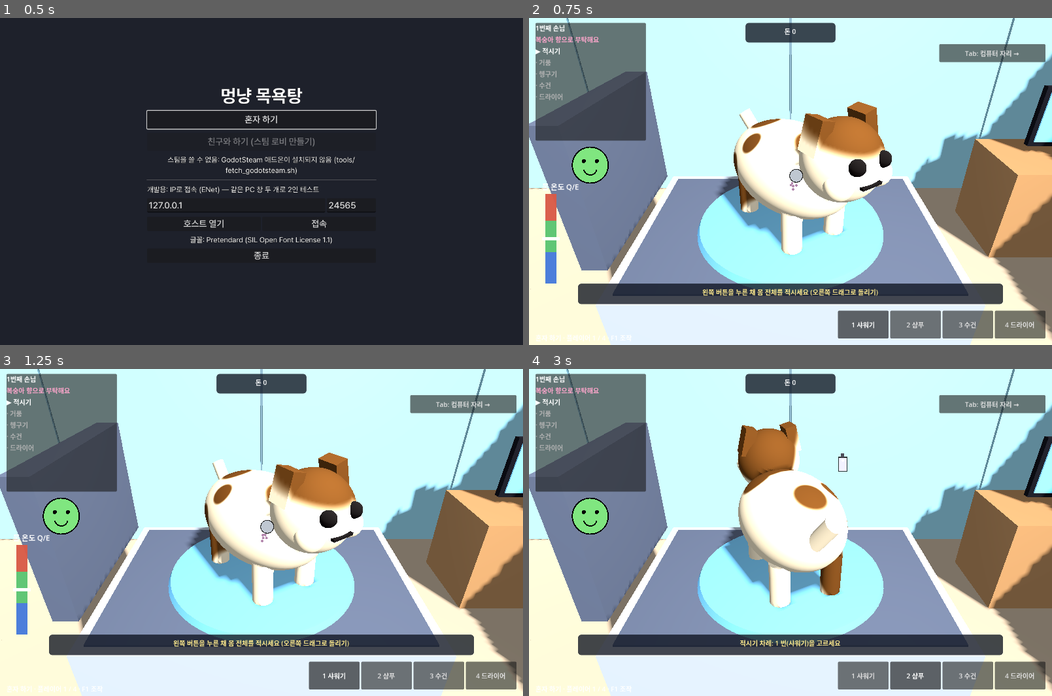
Above: before the commit, frames 1-4 (two rows, left to right).
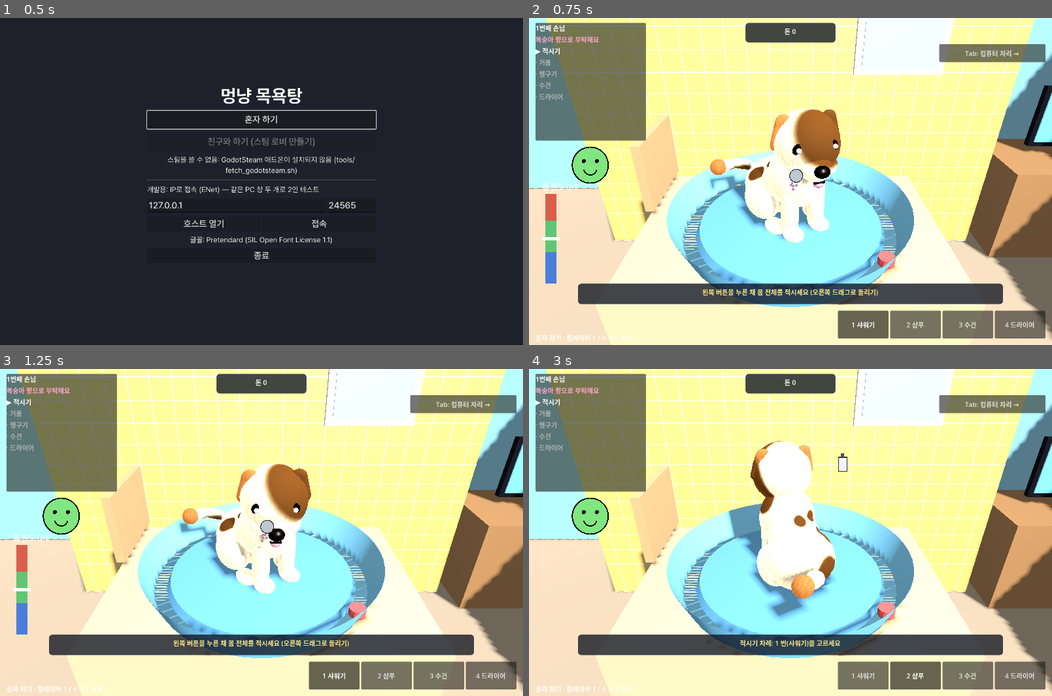
Above: after the commit, the same moments.

Repository: jjjjmd13-cmyk/fuzzy-octo-goggles
Game: Godot game, scene res://scenes/menu/main_menu.tscn
Same seed, same stepped clock (60 frames per second), same inputs: the game is played once before the commit and once after it. Sound files missing from this copy of the repository are replaced by a short silence.
Inputs (mouse positions are in pixels of both pictures, inside the frame that each line leads up to):
- Up to frame 1 (0.5 s): no input
- Up to frame 2 (0.75 s): click "혼자 하기" at 0.5 s
- Up to frame 3 (1.25 s): no input
- Up to frame 4 (3 s): move the mouse to (905, 516) at 1.27 s; hold D (turn_right) 1.28-2 s; hold Shift (dryer_close) 1.28-2 s; click (905, 516) at 1.42 s; drag from (685, 548) to (764, 597) at 2.02 s; move the mouse to (842, 460) at 2.77 s; hold D (turn_right) from 2.78 s (still down); hold Mouse wheel down (tool_next) from 2.78 s (still down)

Frame 1 is identical in both runs. In frame 2, 73% of the frame differs, in the area x 0-100%, y 0-100%; in frame 3, 73%; in frame 4, 74%.

Commit message:
[개발] 임시 강아지를 상자에서 장난감 강아지로 (몰입감)
사람 대표 플레이 결과 "상자 그래픽이라 몰입이 안 됨" 에 대해, 무료(코드로 만드는)
범위에서 임시 그래픽을 강아지처럼 보이게 바꿈. 게임 규칙·수치는 그대로.

- toy_dog_model.gd: 구·캡슐로 앉은 강아지 조립 (주둥이·코·만화 눈·늘어진 귀·
  관절 다리·세 마디 꼬리, 귀·꼬리 끝 연갈색)
- 숨쉬기, 깜빡임, 기분에 따라 눈·귀·혀·꼬리, 몸 털기는 머리→꼬리 물결
- 커서를 따라보는 머리, 샤워기가 얼굴로 오면 고개를 돌리고 눈을 질끈 감음
- 털 셰이더: 부위 색(instance uniform tint), 털결 줄, 보송한 테두리
- 목욕대: 하늘색 둥근 통·마개, 노란 타일 벽과 창문, 나무색, 샤워기 물보라
- 화면 노출 조금 낮춤 (밝은 털이 하얗게 날아가던 것)
- 스크린샷 docs/dev/screenshots/toy_dog_*.jpg

Co-Authored-By: Claude Opus 5.5 <noreply@anthropic.com>
Claude-Session: https://claude.ai/code/session_011AhoxvjuUAeZ5SvtvgroTK

Diff:
--- a/scenes/art/sim/dog_model.tscn
+++ b/scenes/art/sim/dog_model.tscn
@@ -1,100 +1,6 @@
-[gd_scene load_steps=12 format=3 uid="uid://b7simdogmdl1"]
+[gd_scene load_steps=2 format=3 uid="uid://b7simdogmdl1"]
 
-[ext_resource type="Script" path="res://scripts/sim/sim_dog_model.gd" id="1_model"]
+[ext_resource type="Script" path="res://scripts/sim/toy_dog_model.gd" id="1_model"]
 
-[sub_resource type="SphereMesh" id="SphereMesh_body"]
-radius = 0.25
-height = 0.5
-
-[sub_resource type="SphereMesh" id="SphereMesh_head"]
-radius = 0.17
-height = 0.34
-
-[sub_resource type="CylinderMesh" id="CylinderMesh_leg"]
-top_radius = 0.05
-bottom_radius = 0.05
-height = 0.22
-
-[sub_resource type="BoxMesh" id="BoxMesh_ear"]
-size = Vector3(0.06, 0.14, 0.1)
-
-[sub_resource type="StandardMaterial3D" id="StandardMaterial3D_face"]
-albedo_color = Color(0.08, 0.06, 0.06, 1)
-
-[sub_resource type="SphereMesh" id="SphereMesh_eye"]
-material = SubResource("StandardMaterial3D_face")
-radius = 0.032
-height = 0.064
-
-[sub_resource type="BoxMesh" id="BoxMesh_mouth"]
-material = SubResource("StandardMaterial3D_face")
-size = Vector3(0.07, 0.015, 0.02)
-
-[node name="DogModel" type="Node3D" node_paths=PackedStringArray("fur_meshes", "legs", "cheeks", "mouth", "ears", "tail")]
+[node name="DogModel" type="Node3D"]
 script = ExtResource("1_model")
-fur_meshes = [NodePath("Body"), NodePath("Head"), NodePath("LegFL"), NodePath("LegFR"), NodePath("LegBL"), NodePath("LegBR"), NodePath("Head/EarL"), NodePath("Head/EarR"), NodePath("Tail"), NodePath("Head/CheekL"), NodePath("Head/CheekR")]
-legs = [NodePath("LegFL"), NodePath("LegFR"), NodePath("LegBL"), NodePath("LegBR")]
-cheeks = [NodePath("Head/CheekL"), NodePath("Head/CheekR")]
-mouth = NodePath("Head/Mouth")
-ears = [NodePath("Head/EarL"), NodePath("Head/EarR")]
-tail = NodePath("Tail")
-
-[node name="Body" type="MeshInstance3D" parent="."]
-transform = Transform3D(1, 0, 0, 0, 0.85, 0, 0, 0, 1.5, 0, 0.32, 0)
-mesh = SubResource("SphereMesh_body")
-
-[node name="Head" type="MeshInstance3D" parent="."]
-transform = Transform3D(1, 0, 0, 0, 1, 0, 0, 0, 1, 0, 0.5, 0.36)
-mesh = SubResource("SphereMesh_head")
-
-[node name="EarL" type="MeshInstance3D" parent="Head"]
-transform = Transform3D(1, 0, 0, 0, 1, 0, 0, 0, 1, -0.12, 0.12, -0.02)
-mesh = SubResource("BoxMesh_ear")
-
-[node name="EarR" type="MeshInstance3D" parent="Head"]
-transform = Transform3D(1, 0, 0, 0, 1, 0, 0, 0, 1, 0.12, 0.12, -0.02)
-mesh = SubResource("BoxMesh_ear")
-
-[node name="EyeL" type="MeshInstance3D" parent="Head"]
-transform = Transform3D(1, 0, 0, 0, 1, 0, 0, 0, 1, -0.065, 0.045, 0.15)
-mesh = SubResource("SphereMesh_eye")
-
-[node name="EyeR" type="MeshInstance3D" parent="Head"]
-transform = Transform3D(1, 0, 0, 0, 1, 0, 0, 0, 1, 0.065, 0.045, 0.15)
-mesh = SubResource("SphereMesh_eye")
-
-[node name="Mouth" type="MeshInstance3D" parent="Head"]
-transform = Transform3D(1, 0, 0, 0, 1, 0, 0, 0, 1, 0, -0.05, 0.165)
-mesh = SubResource("BoxMesh_mouth")
-
-[node name="CheekL" type="MeshInstance3D" parent="Head"]
-transform = Transform3D(0.35, 0, 0, 0, 0.35, 0, 0, 0, 0.35, -0.1, -0.04, 0.1)
-mesh = SubResource("SphereMesh_head")
-
-[node name="CheekR" type="MeshInstance3D" parent="Head"]
-transform = Transform3D(0.35, 0, 0, 0, 0.35, 0, 0, 0, 0.35, 0.1, -0.04, 0.1)
-mesh = SubResource("SphereMesh_head")
-
-[node name="LegFL" type="MeshInstance3D" parent="."]
-transform = Transform3D(1, 0, 0, 0, 1, 0, 0, 0, 1, -0.13, 0.11, 0.2)
-mesh = SubResource("CylinderMesh_leg")
-
-[node name="LegFR" type="MeshInstance3D" parent="."]
-transform = Transform3D(1, 0, 0, 0, 1, 0, 0, 0, 1, 0.13, 0.11, 0.2)
-mesh = SubResource("CylinderMesh_leg")
-
-[node name="LegBL" type="MeshInstance3D" parent="."]
-transform = Transform3D(1, 0, 0, 0, 1, 0, 0, 0, 1, -0.13, 0.11, -0.22)
-mesh = SubResource("CylinderMesh_leg")
-
-[node name="LegBR" type="MeshInstance3D" parent="."]
-transform = Transform3D(1, 0, 0, 0, 1, 0, 0, 0, 1, 0.13, 0.11, -0.22)
-mesh = SubResource("CylinderMesh_leg")
-
-[node name="Tail" type="MeshInstance3D" parent="."]
-transform = Transform3D(0.6, 0, 0, 0, 0.6, 0.45, 0, -0.45, 0.6, 0, 0.42, -0.38)
-mesh = SubResource("CylinderMesh_leg")
-
-[node name="HitBody" type="StaticBody3D" parent="."]
-collision_layer = 16
-collision_mask = 0
--- a/scenes/game/world.tscn
+++ b/scenes/game/world.tscn
@@ -21,6 +21,7 @@
 ambient_light_energy = 0.3
 reflected_light_source = 1
 tonemap_mode = 2
+tonemap_exposure = 0.8
 
 [sub_resource type="StandardMaterial3D" id="StandardMaterial3D_desk"]
 albedo_color = Color(0.72, 0.55, 0.38, 1)
--- a/scenes/sim/wash_station.tscn
+++ b/scenes/sim/wash_station.tscn
@@ -1,12 +1,11 @@
-[gd_scene load_steps=12 format=3 uid="uid://b7washstat01"]
+[gd_scene load_steps=24 format=3 uid="uid://b7washstat01"]
 
 [ext_resource type="Script" path="res://scripts/sim/wash_station.gd" id="1_station"]
 [ext_resource type="Script" path="res://scripts/sim/wash_dog.gd" id="2_dog"]
 
 [sub_resource type="StandardMaterial3D" id="StandardMaterial3D_table"]
-albedo_color = Color(0.85, 0.88, 0.92, 1)
-metallic = 0.4
-roughness = 0.35
+albedo_color = Color(0.91, 0.79, 0.63, 1)
+roughness = 0.7
 
 [sub_resource type="BoxMesh" id="BoxMesh_table"]
 material = SubResource("StandardMaterial3D_table")
@@ -23,11 +22,11 @@
 height = 0.04
 
 [sub_resource type="StandardMaterial3D" id="StandardMaterial3D_rack"]
-albedo_color = Color(0.35, 0.38, 0.45, 1)
+albedo_color = Color(0.85, 0.68, 0.5, 1)
 
 [sub_resource type="BoxMesh" id="BoxMesh_rack"]
 material = SubResource("StandardMaterial3D_rack")
-size = Vector3(0.12, 0.7, 0.9)
+size = Vector3(0.05, 0.4, 0.5)
 
 [sub_resource type="SceneReplicationConfig" id="SceneReplicationConfig_station"]
 properties/0/path = NodePath(".:dog_info")
@@ -58,9 +57,66 @@
 properties/8/spawn = true
 properties/8/replication_mode = 2
 
-[sub_resource type="BoxMesh" id="BoxMesh_drain"]
-material = SubResource("StandardMaterial3D_rack")
-size = Vector3(1.5, 0.02, 1.0)
+[sub_resource type="StandardMaterial3D" id="StandardMaterial3D_tub"]
+cull_mode = 2
+albedo_color = Color(0.56, 0.83, 0.96, 1)
+roughness = 0.3
+
+[sub_resource type="CylinderMesh" id="CylinderMesh_tub"]
+material = SubResource("StandardMaterial3D_tub")
+top_radius = 0.62
+bottom_radius = 0.56
+height = 0.16
+cap_top = false
+radial_segments = 48
+
+[sub_resource type="StandardMaterial3D" id="StandardMaterial3D_plug"]
+albedo_color = Color(1, 0.42, 0.42, 1)
+
+[sub_resource type="CylinderMesh" id="CylinderMesh_plug"]
+material = SubResource("StandardMaterial3D_plug")
+top_radius = 0.04
+bottom_radius = 0.04
+height = 0.04
+
+[sub_resource type="Shader" id="Shader_tiles"]
+code = "shader_type spatial;
+// 노란 타일 벽 (임시 그래픽): 10 cm 타일과 흰 줄눈
+uniform vec4 tile_color : source_color = vec4(0.98, 0.84, 0.5, 1.0);
+uniform vec4 grout_color : source_color = vec4(0.95, 0.93, 0.88, 1.0);
+varying vec3 world_pos;
+void vertex() { world_pos = (MODEL_MATRIX * vec4(VERTEX, 1.0)).xyz; }
+void fragment() {
+	vec2 cell = fract(vec2(world_pos.x, world_pos.y) / 0.15);
+	float grout = step(cell.x, 0.04) + step(cell.y, 0.04);
+	ALBEDO = mix(tile_color.rgb, grout_color.rgb, clamp(grout, 0.0, 1.0));
+	ROUGHNESS = 0.4;
+}
+"
+
+[sub_resource type="ShaderMaterial" id="ShaderMaterial_tiles"]
+shader = SubResource("Shader_tiles")
+
+[sub_resource type="BoxMesh" id="BoxMesh_wall"]
+material = SubResource("ShaderMaterial_tiles")
+size = Vector3(3.2, 2.4, 0.06)
+
+[sub_resource type="StandardMaterial3D" id="StandardMaterial3D_frame"]
+albedo_color = Color(1, 1, 1, 1)
+
+[sub_resource type="BoxMesh" id="BoxMesh_frame"]
+material = SubResource("StandardMaterial3D_frame")
+size = Vector3(0.62, 0.52, 0.04)
+
+[sub_resource type="StandardMaterial3D" id="StandardMaterial3D_sky"]
+albedo_color = Color(0.62, 0.86, 1, 1)
+emission_enabled = true
+emission = Color(0.55, 0.8, 1, 1)
+emission_energy_multiplier = 0.6
+
+[sub_resource type="BoxMesh" id="BoxMesh_sky"]
+material = SubResource("StandardMaterial3D_sky")
+size = Vector3(0.52, 0.42, 0.02)
 
 [node name="WashStation" type="Node3D"]
 script = ExtResource("1_station")
@@ -69,12 +125,28 @@
 transform = Transform3D(1, 0, 0, 0, 1, 0, 0, 0, 1, 0, 0.45, 0)
 mesh = SubResource("BoxMesh_table")
 
-[node name="Drain" type="MeshInstance3D" parent="."]
-transform = Transform3D(1, 0, 0, 0, 1, 0, 0, 0, 1, 0, 0.9, 0)
-mesh = SubResource("BoxMesh_drain")
+[node name="Tub" type="MeshInstance3D" parent="."]
+transform = Transform3D(1, 0, 0, 0, 1, 0, 0, 0, 1, 0, 0.98, 0)
+mesh = SubResource("CylinderMesh_tub")
+
+[node name="Plug" type="MeshInstance3D" parent="Tub"]
+transform = Transform3D(1, 0, 0, 0, 1, 0, 0, 0, 1, 0.45, -0.06, 0.3)
+mesh = SubResource("CylinderMesh_plug")
+
+[node name="Wall" type="MeshInstance3D" parent="."]
+transform = Transform3D(1, 0, 0, 0, 1, 0, 0, 0, 1, 0, 1.2, -1.0)
+mesh = SubResource("BoxMesh_wall")
+
+[node name="Window" type="MeshInstance3D" parent="Wall"]
+transform = Transform3D(1, 0, 0, 0, 1, 0, 0, 0, 1, 0.75, 0.55, 0.04)
+mesh = SubResource("BoxMesh_frame")
+
+[node name="Sky" type="MeshInstance3D" parent="Wall/Window"]
+transform = Transform3D(1, 0, 0, 0, 1, 0, 0, 0, 1, 0, 0, 0.02)
+mesh = SubResource("BoxMesh_sky")
 
 [node name="ToolRack" type="MeshInstance3D" parent="."]
-transform = Transform3D(1, 0, 0, 0, 1, 0, 0, 0, 1, -0.9, 1.25, -0.1)
+transform = Transform3D(1, 0, 0, 0, 1, 0, 0, 0, 1, -0.8, 1.12, -0.35)
 mesh = SubResource("BoxMesh_rack")
 
 [node name="Turntable" type="Node3D" parent="."]
--- a/scripts/sim/sim_fur.gdshader
+++ b/scripts/sim/sim_fur.gdshader
@@ -11,6 +11,10 @@
 uniform vec4 fur_color : source_color = vec4(0.95, 0.88, 0.75, 1.0);
 uniform vec4 mud_color : source_color = vec4(0.42, 0.27, 0.12, 1.0);
 uniform float wet_amount = 1.0;
+// 부위별 색 (귀·꼬리 끝 등). 털 색에 곱한다. MeshInstance 마다 set_instance_shader_parameter("tint", 색)
+instance uniform vec4 tint : source_color = vec4(1.0);
+// 털결: 가는 줄무늬 세기 (0 = 매끈)
+uniform float strand_amount = 0.07;
 // 진행 비율만 받을 때 (다른 사람 화면): 마스크 대신 이 값을 쓴다
 uniform bool use_global = false;
 uniform vec4 global_mask = vec4(0.0);
@@ -19,6 +23,7 @@
 uniform int blink_channel = 0;
 
 varying vec3 local_dir;
+varying vec3 local_pos;
 
 vec2 dir_to_uv(vec3 d) {
 	d = normalize(d);
@@ -28,20 +33,27 @@
 void vertex() {
 	// 부위(몸·머리·다리)가 따로 된 메시라도 같은 마스크를 쓰도록 강아지 기준 좌표로 바꾼다.
 	vec3 world = (MODEL_MATRIX * vec4(VERTEX, 1.0)).xyz;
-	local_dir = (world_to_dog * vec4(world, 1.0)).xyz - center;
+	local_pos = (world_to_dog * vec4(world, 1.0)).xyz;
+	local_dir = local_pos - center;
 }
 
 void fragment() {
 	vec2 uv = dir_to_uv(local_dir);
 	vec4 m = use_global ? global_mask : texture(mask, uv);
 	float dirt = texture(mud, uv).r * (1.0 - m.g);
+	// 털결: 몸 방향을 따라 흐르는 가는 줄 (젖으면 납작해져 덜 보임)
+	float strand = sin(local_pos.x * 260.0 + sin(local_pos.y * 90.0) * 2.0) * sin(local_pos.z * 230.0 + local_pos.y * 120.0);
 	float wet = clamp(m.r - m.a, 0.0, 1.0) * wet_amount;
-	vec3 color = mix(fur_color.rgb, mud_color.rgb, dirt);
+	vec3 base = fur_color.rgb * tint.rgb * (1.0 + strand * strand_amount * (1.0 - wet * 0.8));
+	vec3 color = mix(base, mud_color.rgb, dirt);
 	color *= mix(vec3(1.0), vec3(0.42, 0.40, 0.40), wet); // 젖으면 진하게
 	color = mix(color, vec3(1.0), m.a * 0.35); // 말리면 밝게
 	ALBEDO = color;
 	ROUGHNESS = mix(0.9, 0.55, wet);        // 젖으면 살짝 반짝 (너무 매끈하면 금속처럼 보임)
 	SPECULAR = mix(0.3, 0.45, wet);
+	// 보송한 테두리 (털 끝이 빛을 받는 느낌), 젖으면 사라짐
+	RIM = 0.3 * (1.0 - wet);
+	RIM_TINT = 0.6;
 	float remaining = 1.0 - m[blink_channel];
 	EMISSION = vec3(1.0, 0.85, 0.2) * blink * step(0.5, remaining) * 0.8;
 }
--- /dev/null
+++ b/scripts/sim/toy_dog_model.gd
@@ -0,0 +1,260 @@
+extends "res://scripts/sim/sim_dog_model.gd"
+## 임시 강아지 (장난감 같은 앉은 강아지): 구·캡슐을 코드로 조립한다. 외부 파일·비용 없음.
+## 진짜 그래픽(GLB)이 오면 scenes/art/sim/dog_model.tscn 을 그 모형으로 바꾸면 되고, 이 파일은 버린다.
+##
+## 살아 있는 느낌: 숨쉬기, 깜빡임, 기분에 따른 눈·귀·입·꼬리, 커서를 따라보는 머리,
+## 물줄기가 얼굴로 오면 고개를 돌리고 눈을 질끈 감음(눈에 물 들어가기 전 신호), 몸 털기는 머리→꼬리 물결.
+## 크기: 앉은 키 약 0.6 m, 길이 약 0.6 m. 바닥이 원점, 얼굴이 +Z.
+
+const CREAM := Color(1, 1, 1)
+## 귀·꼬리 끝 (털 색에 곱함)
+const TAN := Color(0.78, 0.55, 0.36)
+const DARK := Color(0.07, 0.05, 0.05)
+const PINK := Color(1.0, 0.55, 0.6)
+
+## 귀 기본 각도 (기분 0~2), 꼬리 흔들기 [속도, 폭, 처짐]
+const EAR_TILT := [1.0, 0.55, 0.25]
+const TAIL_WAG := [[2.5, 0.12, 0.9], [6.0, 0.35, 0.2], [13.0, 0.6, -0.15]]
+## 눈 크기 (세로 비율)
+const EYE_OPEN := [0.45, 0.85, 1.0]
+
+var _chest: Node3D
+var _head: Node3D
+var _eyes: Array[Node3D] = []
+var _ear_pivots: Array[Node3D] = []
+var _front_legs: Array[Node3D] = []
+var _tail_segments: Array[Node3D] = []
+var _cheek_meshes: Array[Node3D] = []
+var _mouth_mesh: Node3D
+var _tongue: Node3D
+var _fur_template: Material
+
+var _blink_in := 2.0
+var _blink := 0.0
+var _squeeze := 0.0
+var _look := Vector2.ZERO
+var _watch_point: Variant = null
+var _watch_spray := false
+var _head_rest := Vector3.ZERO
+
+
+func _ready() -> void:
+	body_center = Vector3(0, 0.27, -0.03)
+	face_radius = 0.1
+	_build_parts()
+	face_center = _face_point()
+	super._ready()
+
+
+## 머리 따라보기 (작업대가 매 프레임 부름): point = 커서가 닿은 곳(월드, 없으면 null), spraying = 물을 뿌리는 중
+func watch(point: Variant, spraying: bool) -> void:
+	_watch_point = to_local(point) if point != null else null
+	_watch_spray = spraying
+
+
+func _process(delta: float) -> void:
+	_t += delta
+	_leg_wiggle = maxf(_leg_wiggle - delta, 0.0)
+	_cheek_flap = maxf(_cheek_flap - delta, 0.0)
+	_jump = maxf(_jump - delta, 0.0)
+	_shake = maxf(_shake - delta, 0.0)
+
+	# 숨쉬기
+	_chest.scale = Vector3(1, 1.15, 1) * (1.0 + sin(_t * PI) * 0.025)
+
+	# 머리: 커서를 따라보다가, 물줄기가 얼굴 가까이 오면 반대로 고개를 돌리고 눈을 감는다
+	var target := Vector2.ZERO
+	var flinch := false
+	if _watch_point != null:
+		var local: Vector3 = _watch_point
+		var from_head := local - (_head.position + Vector3(0, 0.1, 0))
+		target = Vector2(clampf(atan2(from_head.x, from_head.z), -0.6, 0.6), clampf(-atan2(from_head.y, Vector2(from_head.x, from_head.z).length()), -0.4, 0.4))
+		flinch = _watch_spray and local.distance_to(_face_point()) < face_radius * 2.2
+		if flinch:
+			target = Vector2(-signf(from_head.x + 0.001) * 0.7, -0.35)
+	_squeeze = move_toward(_squeeze, 1.0 if flinch else 0.0, delta * 8.0)
+	_look = _look.lerp(target, minf(delta * (10.0 if flinch else 4.0), 1.0))
+	var shake_wave := sin(_t * 40.0) * 0.35 * _shake
+	_head.rotation = Vector3(_look.y, _look.x, sin(_t * 40.0 - 1.0) * 0.4 * _shake)
+	_head.position = _head_rest
+	face_center = _face_point()
+
+	# 깜빡임
+	_blink_in -= delta
+	if _blink_in <= 0.0:
+		_blink = 0.14
+		_blink_in = randf_range(2.0, 5.0)
+	_blink = maxf(_blink - delta, 0.0)
+	var open: float = EYE_OPEN[_mood]
+	if _blink > 0.0 or _squeeze > 0.5:
+		open = 0.08
+	for eye in _eyes:
+		eye.scale.y = lerpf(eye.scale.y, open, minf(delta * 25.0, 1.0))
+
+	# 귀: 기분이 나쁘면 처지고, 드라이어·볼 펄럭이면 팔랑
+	for i in _ear_pivots.size():
+		var side := -1.0 if i == 0 else 1.0
+		var flutter := sin(_t * 45.0 + i) * 0.35 * signf(_cheek_flap)
+		_ear_pivots[i].rotation.z = side * (EAR_TILT[_mood] + flutter)
+		_ear_pivots[i].rotation.x = -0.2 + sin(_t * 30.0 + i) * 0.3 * _shake
+
+	# 볼
+	for cheek in _cheek_meshes:
+		cheek.scale = Vector3.ONE * (1.0 + sin(_t * 50.0) * 0.25 * signf(_cheek_flap))
+
+	# 입·혀: 기분 좋으면 혀를 내밈
+	_tongue.visible = _mood == 2 and _squeeze < 0.5
+	_mouth_mesh.rotation.z = 0.0
+	_mouth_mesh.scale = Vector3(1.0 if _mood > 0 else 0.6, 1, 1)
+
+	# 꼬리: 기분에 따라 흔드는 속도·폭, 나쁘면 아래로 처짐. 마디마다 조금 늦게 따라와 휘어진다
+	var wag: Array = TAIL_WAG[_mood]
+	for i in _tail_segments.size():
+		var segment := _tail_segments[i]
+		segment.rotation.z = sin(_t * wag[0] - i * 0.7) * wag[1] + sin(_t * 40.0 - 2.0 - i) * 0.5 * _shake
+		segment.rotation.x = wag[2] * (0.5 if i == 0 else 0.3) + (-0.9 if i == 0 else 0.0)
+
+	# 앞다리 찰랑
+	for i in _front_legs.size():
+		_front_legs[i].rotation.x = sin(_t * 30.0 + i * PI) * 0.5 * _leg_wiggle
+
+	# 펄쩍·몸 털기 (머리→꼬리 물결은 위에서 위상차로)
+	position.y = sin(_jump / 0.5 * PI) * 0.25 if _jump > 0.0 else 0.0
+	rotation.z = shake_wave * 0.6
+
+
+func _face_point() -> Vector3:
+	return _head.transform * Vector3(0, 0.13, 0.17) if _head != null else face_center
+
+
+func _build_parts() -> void:
+	_fur_template = StandardMaterial3D.new()
+	var hips := _part(self, "Hips", _sphere(0.16), Vector3(0, 0.16, -0.13), Vector3(1.1, 0.95, 1.05))
+	_chest = Node3D.new()
+	_chest.name = "Chest"
+	_chest.position = Vector3(0, 0.29, 0.05)
+	add_child(_chest)
+	_part(_chest, "ChestFur", _sphere(0.14), Vector3.ZERO, Vector3.ONE)
+	_part_between(self, "Belly", 0.13, Vector3(0, 0.19, -0.11), Vector3(0, 0.28, 0.04))
+
+	# 머리 (목 위치가 피벗)
+	_head = Node3D.new()
+	_head.name = "HeadPivot"
+	_head.position = Vector3(0, 0.40, 0.09)
+	_head_rest = _head.position
+	add_child(_head)
+	_part(_head, "Head", _sphere(0.15), Vector3(0, 0.11, 0.04), Vector3.ONE)
+	_part(_head, "Snout", _sphere(0.075), Vector3(0, 0.07, 0.15), Vector3(1, 0.8, 1.15))
+	for side in [-1, 1]:
+		_cheek_meshes.append(_part(_head, "Cheek", _sphere(0.05), Vector3(side * 0.065, 0.05, 0.13), Vector3.ONE))
+	_solid(_head, "Nose", _sphere(0.028), Vector3(0, 0.10, 0.235), Vector3(1.2, 0.9, 1), DARK, 0.3)
+	_mouth_mesh = _solid(_head, "Mouth", _box(Vector3(0.05, 0.008, 0.01)), Vector3(0, 0.035, 0.222), Vector3.ONE, DARK, 0.8)
+	_tongue = _solid(_head, "Tongue", _sphere(0.022), Vector3(0, 0.022, 0.215), Vector3(1, 0.55, 1), PINK, 0.5)
+	for side in [-1, 1]:
+		var eye := Node3D.new()
+		eye.name = "Eye"
+		eye.position = Vector3(side * 0.068, 0.15, 0.14)
+		_head.add_child(eye)
+		# 만화 눈: 큰 검은 눈 + 반짝 점 두 개
+		_solid(eye, "Pupil", _sphere(0.036), Vector3.ZERO, Vector3(0.9, 1, 0.55), DARK, 0.15)
+		_solid(eye, "Glint", _sphere(0.011), Vector3(0.011 * side, 0.013, 0.02), Vector3.ONE, Color(1, 1, 1), 0.1)
+		_solid(eye, "Glint2", _sphere(0.005), Vector3(-0.008 * side, -0.01, 0.021), Vector3.ONE, Color(1, 1, 1), 0.1)
+		_eyes.append(eye)
+		var ear := Node3D.new()
+		ear.name = "EarPivot"
+		ear.position = Vector3(side * 0.1, 0.22, 0.01)
+		_head.add_child(ear)
+		var ear_mesh := _part(ear, "Ear", _capsule(0.036, 0.17), Vector3(0, -0.06, 0), Vector3(1, 1, 0.45))
+		ear_mesh.set_instance_shader_parameter("tint", TAN)
+		_ear_pivots.append(ear)
+
+	# 다리: 앞다리는 곧게, 뒷다리는 앉은 허벅지
+	for side in [-1, 1]:
+		var leg := Node3D.new()
+		leg.name = "FrontLeg"
+		leg.position = Vector3(side * 0.08, 0.27, 0.11)
+		add_child(leg)
+		_part(leg, "Leg", _capsule(0.045, 0.27), Vector3(0, -0.13, 0), Vector3.ONE)
+		_part(leg, "Paw", _sphere(0.05), Vector3(0, -0.245, 0.03), Vector3(1, 0.6, 1.3))
+		_front_legs.append(leg)
+		_part(self, "Haunch", _sphere(0.1), Vector3(side * 0.12, 0.12, -0.09), Vector3(0.8, 1, 1.2))
+		_part(self, "BackPaw", _sphere(0.05), Vector3(side * 0.12, 0.03, 0.04), Vector3(1, 0.6, 1.4))
+
+	# 꼬리: 세 마디 + 끝 털뭉치
+	var parent: Node3D = self
+	var at := Vector3(0, 0.15, -0.28)
+	for i in 3:
+		var segment := Node3D.new()
+		segment.name = "Tail%d" % i
+		segment.position = at
+		parent.add_child(segment)
+		_part(segment, "TailFur", _capsule(0.03, 0.11), Vector3(0, 0.045, 0), Vector3.ONE)
+		_tail_segments.append(segment)
+		parent = segment
+		at = Vector3(0, 0.09, 0)
+	var tip := _part(parent, "TailTip", _sphere(0.045), Vector3(0, 0.1, 0), Vector3.ONE)
+	tip.set_instance_shader_parameter("tint", TAN)
+	tail = _tail_segments[0]
+	if hips == null:
+		push_warning("강아지 모형을 만들지 못함")
+
+
+## 털 부위 (털 셰이더가 입혀짐)
+func _part(parent: Node3D, part_name: String, mesh: Mesh, pos: Vector3, scale_value: Vector3) -> MeshInstance3D:
+	var instance := MeshInstance3D.new()
+	instance.name = part_name
+	instance.mesh = mesh
+	instance.position = pos
+	instance.scale = scale_value
+	instance.material_override = _fur_template
+	parent.add_child(instance)
+	fur_meshes.append(instance)
+	return instance
+
+
+## 두 점 사이를 잇는 털 캡슐
+func _part_between(parent: Node3D, part_name: String, radius: float, a: Vector3, b: Vector3) -> MeshInstance3D:
+	var instance := _part(parent, part_name, _capsule(radius, a.distance_to(b) + radius * 2.0), (a + b) / 2.0, Vector3.ONE)
+	var up := (b - a).normalized()
+	var side := up.cross(Vector3.RIGHT).normalized()
+	instance.basis = Basis(side.cross(up), up, side)
+	return instance
+
+
+## 털이 아닌 부위 (눈·코·혀): 젖지 않음
+func _solid(parent: Node3D, part_name: String, mesh: Mesh, pos: Vector3, scale_value: Vector3, color: Color, roughness: float) -> MeshInstance3D:
+	var instance := MeshInstance3D.new()
+	instance.name = part_name
+	instance.mesh = mesh
+	instance.position = pos
+	instance.scale = scale_value
+	var material := StandardMaterial3D.new()
+	material.albedo_color = color
+	material.roughness = roughness
+	instance.material_override = material
+	parent.add_child(instance)
+	return instance
+
+
+func _sphere(radius: float) -> SphereMesh:
+	var mesh := SphereMesh.new()
+	mesh.radius = radius
+	mesh.height = radius * 2.0
+	mesh.radial_segments = 24
+	mesh.rings = 12
+	return mesh
+
+
+func _capsule(radius: float, height: float) -> CapsuleMesh:
+	var mesh := CapsuleMesh.new()
+	mesh.radius = radius
+	mesh.height = height
+	mesh.radial_segments = 16
+	mesh.rings = 6
+	return mesh
+
+
+func _box(size: Vector3) -> BoxMesh:
+	var mesh := BoxMesh.new()
+	mesh.size = size
+	return mesh
--- a/scripts/sim/wash_dog.gd
+++ b/scripts/sim/wash_dog.gd
@@ -35,11 +35,19 @@
 var _drop_mesh: MultiMeshInstance3D
 var _drips: CPUParticles3D
 var _splash: CPUParticles3D
+var _spray: CPUParticles3D
 
 
 func _ready() -> void:
 	_drips = _make_particles(Color(0.45, 0.32, 0.18), 0.02, false)
 	_splash = _make_particles(Color(0.55, 0.8, 1.0), 0.03, true)
+	_spray = _make_particles(Color(0.36, 0.75, 0.92), 0.012, false)
+	_spray.amount = 40
+	_spray.lifetime = 0.35
+	_spray.direction = Vector3.UP
+	_spray.spread = 80.0
+	_spray.initial_velocity_min = 0.6
+	_spray.initial_velocity_max = 1.4
 
 
 ## 새 손님. pattern = 진흙 무늬 종류, seed 는 무늬 위치 (모든 피어에서 같은 모양이 나옴).
@@ -248,6 +256,17 @@
 	_drips.emitting = false
 
 
+## 샤워기 물이 몸에 맞아 튀는 물보라
+func spray(world_point: Vector3) -> void:
+	_spray.global_position = world_point
+	_spray.emitting = true
+
+
+func stop_spray() -> void:
+	if _spray != null:
+		_spray.emitting = false
+
+
 ## 차가운 물에 펄쩍: 물이 튄다
 func splash() -> void:
 	_splash.global_position = model.global_position + Vector3(0, 0.4, 0)
--- a/scripts/sim/wash_station.gd
+++ b/scripts/sim/wash_station.gd
@@ -194,8 +194,16 @@
 		_stop_loops()
 		_last_hit = null
 		return
-	var hit: Variant = dog.ray_hit(camera, screen_pos) if held else null
+	var aim: Variant = dog.ray_hit(camera, screen_pos)
+	var hit: Variant = aim if held else null
 	hitting = hit != null
+	# 강아지가 커서를 따라본다. 샤워기 물줄기가 얼굴로 오면 고개를 돌리고 눈을 감는다 (눈에 물 들어가기 전 신호)
+	if dog.model.has_method("watch"):
+		dog.model.watch(aim, tool == Tool.SHOWER and held)
+	if tool == Tool.SHOWER and hit != null:
+		dog.spray(hit)
+	else:
+		dog.stop_spray()
 	_cold_cooldown = maxf(_cold_cooldown - delta, 0.0)
 	_eye_cooldown = maxf(_eye_cooldown - delta, 0.0)
 	_cheek_cooldown = maxf(_cheek_cooldown - delta, 0.0)
@@ -371,6 +379,7 @@
 		sfx.set_loop(sound, 0.0)
 	if dog.model != null:
 		dog.stop_drip()
+		dog.stop_spray()
 
 
 func _process(delta: float) -> void:
Binary file added: docs/dev/screenshots/toy_dog_back.jpg
Binary file added: docs/dev/screenshots/toy_dog_flinch.jpg
Binary file added: docs/dev/screenshots/toy_dog_front.jpg
Binary file added: docs/dev/screenshots/toy_dog_hud.jpg
Binary file added: docs/dev/screenshots/toy_dog_mood_happy.jpg
Binary file added: docs/dev/screenshots/toy_dog_mood_neutral.jpg
Binary file added: docs/dev/screenshots/toy_dog_mood_sad.jpg
Binary file added: docs/dev/screenshots/toy_dog_side.jpg
Binary file added: docs/dev/screenshots/toy_dog_three_quarter.jpg
Binary file added: docs/dev/screenshots/toy_dog_wet.jpg
Not shown, added: scripts/sim/toy_dog_model.gd.uid
Not shown, changed: docs/dev/foundation.md
(and 1 more such lines)
